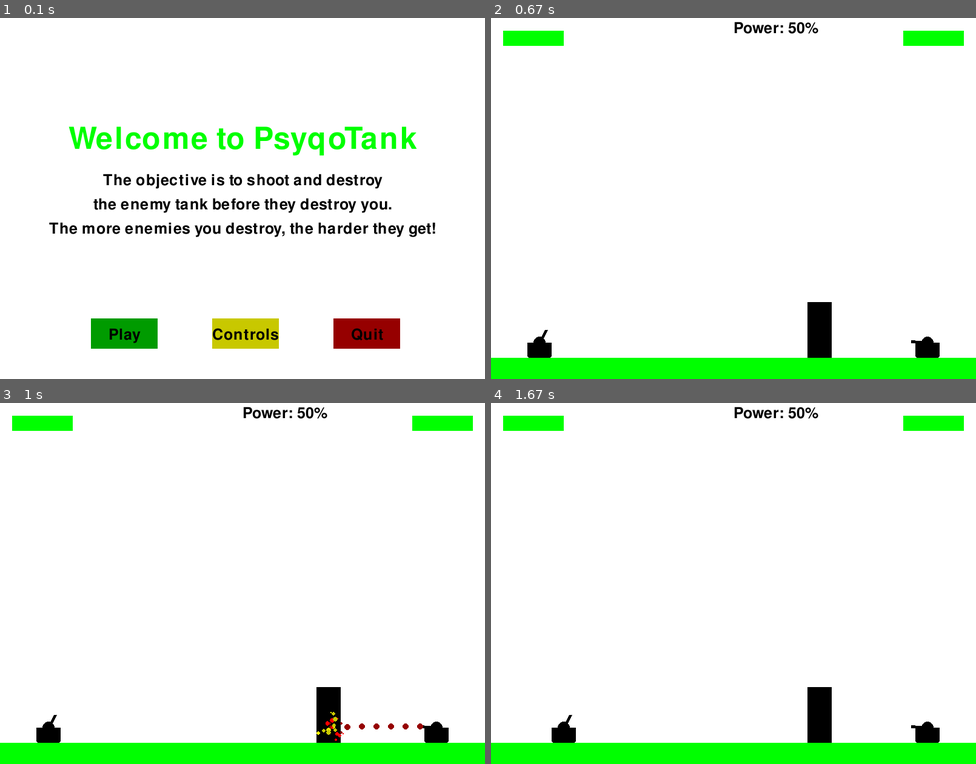
Above: before the commit, frames 1-4 (two rows, left to right).
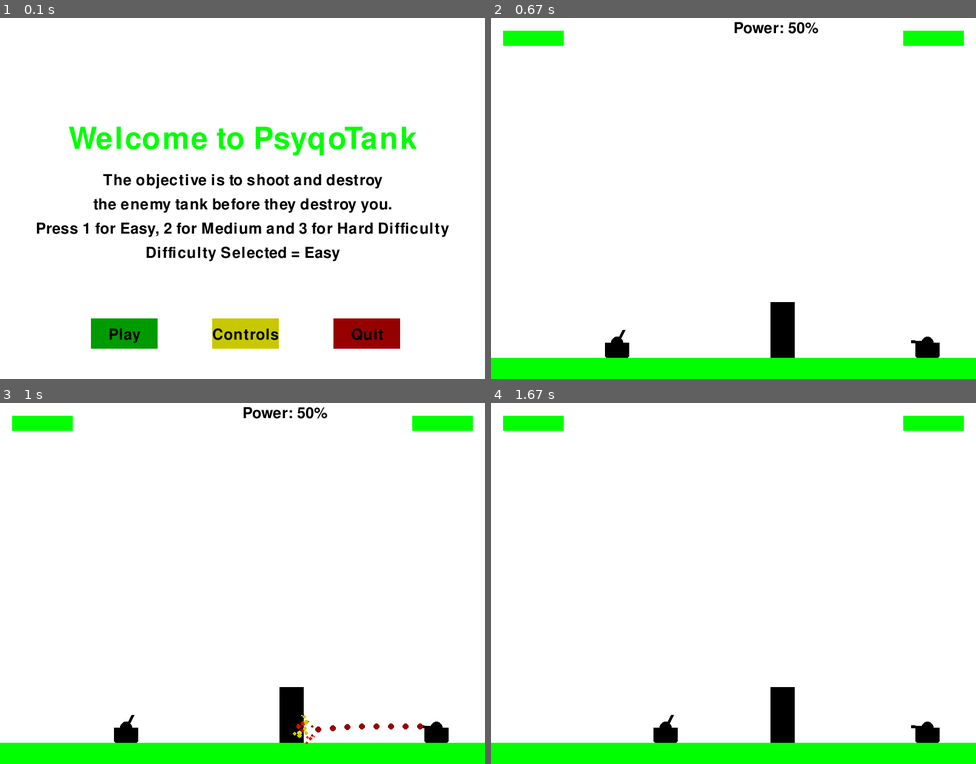
Above: after the commit, the same moments.

Repository: djtrame/Personal
Game: pygame game, started from psyqo_tank2.py
Two runs of this game, one before a commit and one after it. Both use one fixed random seed, a clock stepped at 60 frames per second and the inputs below.
Inputs:
- Up to frame 1 (0.1 s): no input
- Up to frame 2 (0.67 s): click "Play" at 0.42 s
- Up to frame 3 (1 s): tap Space at 0.67 s
- Up to frame 4 (1.67 s): no input

The runs differ from the first frame. In frame 1, 2.2% of the frame differs, in the area x 7-93%, y 56-68%; in frame 2, 2.1%; in frame 3, 2.1%; in frame 4, 2.3%, in the area x 12-71%, y 1-95%.

Commit message:
Finished tutorial 84 and probably finished tweaking the Tank game

Diff:
--- a/psyqo_tank2.py
+++ b/psyqo_tank2.py
@@ -1,6 +1,7 @@
 import pygame
 import random
 
+pygame.mixer.pre_init(44100, 16, 2, 4096) #frequency, size, channels, buffersize
 pygame.init()
 
 #define colors using tuples
@@ -22,9 +23,17 @@
 turretWidth = 5
 wheelWidth = 5
 
+difficulties = ["Easy", "Medium", "Hard"]
+difficulty_selected = 0
+
 ground_height = 35
 
 gameDisplay = pygame.display.set_mode((display_width,display_height))
+
+#pygame doesn't seem to like files over 500kb ??
+fire_sound = pygame.mixer.Sound("boom.wav")
+explosion_sound = pygame.mixer.Sound("explosion.wav")
+
 pygame.display.set_caption('Psyqo Tank')
 
 # imgSnakehead = pygame.image.load('snakehead.png')
@@ -165,6 +174,7 @@
 
     # pygame.draw.circle(gameDisplay, black, (x - 15, y + 20), wheelWidth)
 
+    #offset of first wheel drawing
     startWheelX = 15
 
     #0 thru 6
@@ -178,6 +188,7 @@
 #runs once
 def game_intro():
     global inMainMenu
+    global difficulty_selected
     inMainMenu = True
     # intro = True
 
@@ -194,6 +205,12 @@
                 if event.key == pygame.K_q:
                     pygame.quit()
                     quit()
+                if event.key == pygame.K_1:
+                    difficulty_selected = 0
+                if event.key == pygame.K_2:
+                    difficulty_selected = 1
+                if event.key == pygame.K_3:
+                    difficulty_selected = 2
 
         gameDisplay.fill(white)
         message_to_screen("Welcome to PsyqoTank",
@@ -208,7 +225,7 @@
                           black,
                           y_displace=10,
                           size="small")
-        message_to_screen("The more enemies you destroy, the harder they get!",
+        message_to_screen("Press 1 for Easy, 2 for Medium and 3 for Hard Difficulty",
                           black,
                           y_displace=50,
                           size="small")
@@ -217,6 +234,11 @@
         #                   y_displace=180,
         #                   size="small")
 
+        message_to_screen("Difficulty Selected = " + difficulties[difficulty_selected],
+                          black,
+                          y_displace=90,
+                          size="small")
+
         createButton("Play", 150,500,110,50,darkgreen, green, action="play")
         createButton("Controls", 350, 500, 110, 50, yellow, lightyellow, action="controls")
         createButton("Quit", 550, 500, 110, 50, red, lightred, action="quit")
@@ -227,6 +249,7 @@
 
 def game_over():
     global inGameOverMenu
+    global difficulty_selected
     inGameOverMenu = True
 
     while inGameOverMenu:
@@ -235,6 +258,13 @@
             if event.type == pygame.QUIT:
                 pygame.quit()
                 quit()
+            if event.type == pygame.KEYDOWN:
+                if event.key == pygame.K_1:
+                    difficulty_selected = 0
+                if event.key == pygame.K_2:
+                    difficulty_selected = 1
+                if event.key == pygame.K_3:
+                    difficulty_selected = 2
 
         gameDisplay.fill(white)
         message_to_screen("Game Over!",
@@ -245,6 +275,15 @@
                           black,
                           y_displace=-30,
                           size="small")
+        message_to_screen("Press 1 for Easy, 2 for Medium and 3 for Hard Difficulty",
+                          black,
+                          y_displace=50,
+                          size="small")
+
+        message_to_screen("Difficulty Selected = " + difficulties[difficulty_selected],
+                          black,
+                          y_displace=90,
+                          size="small")
 
 
         createButton("Play Again", 150,500,150,50,darkgreen, green, action="play")
@@ -257,6 +296,7 @@
 
 def winning_menu():
     global inWinningMenu
+    global difficulty_selected
     inWinningMenu = True
 
     while inWinningMenu:
@@ -265,6 +305,13 @@
             if event.type == pygame.QUIT:
                 pygame.quit()
                 quit()
+            if event.type == pygame.KEYDOWN:
+                if event.key == pygame.K_1:
+                    difficulty_selected = 0
+                if event.key == pygame.K_2:
+                    difficulty_selected = 1
+                if event.key == pygame.K_3:
+                    difficulty_selected = 2
 
         gameDisplay.fill(white)
         message_to_screen("You won!",
@@ -274,6 +321,15 @@
         message_to_screen("Congrats!",
                           black,
                           y_displace=-30,
+                          size="small")
+        message_to_screen("Press 1 for Easy, 2 for Medium and 3 for Hard Difficulty",
+                          black,
+                          y_displace=50,
+                          size="small")
+
+        message_to_screen("Difficulty Selected = " + difficulties[difficulty_selected],
+                          black,
+                          y_displace=90,
                           size="small")
 
 
@@ -392,6 +448,7 @@
     pygame.draw.rect(gameDisplay, black, [barrierLocationX, display_height-randomHeight, barrier_width, randomHeight])
 
 def explosion(x,y, size=50):
+    pygame.mixer.Sound.play(explosion_sound)
     explode = True
 
     while explode:
@@ -421,6 +478,7 @@
 
 
 def fireShell(gunCoordinates, tankX, tankY, turretPos,gun_power,barrierLocationX,barrier_width,randomHeight,enemyTankX,enemyTankY):
+    pygame.mixer.Sound.play(fire_sound)
     fire = True
     damage = 0
 
@@ -509,7 +567,8 @@
 #simulate a shot many times until the CPU finds the right target
 #then randomize that power level so it doesn't always hit
 #another path to CPU behavior is to have it take a shot, then measure whether it was short or long and adjust accordingly
-def eFireShell(gunCoordinates, tankX, tankY, turretPos,gun_power,barrierLocationX,barrier_width,randomHeight,pTankX,pTankY):
+def eFireShell(gunCoordinates, tankX, tankY, turretPos,gun_power,barrierLocationX,barrier_width,barrierHeight,pTankX,pTankY):
+    pygame.mixer.Sound.play(fire_sound)
     currentPower = 1
     power_found = False
     damage = 0
@@ -549,7 +608,9 @@
                 # x = 183 <------ estimated last X of impact (when the shell hit the border at 600)
                 hit_x = int((startingShell[0] * actual_ground) / startingShell[1])
                 hit_y = int(actual_ground)
-                if pTankX + 15 > hit_x > pTankX - 15:
+
+                #if the shell hits 10 pixels to the left or right of the tank
+                if pTankX + 10 > hit_x > pTankX - 10:
                     #print("target acquired!")
                     power_found = True
                 fire = False
@@ -559,7 +620,7 @@
             check_x_2 = startingShell[0] >= barrierLocationX
 
             check_y_1 = startingShell[1] <= display_height
-            check_y_2 = startingShell[1] >= display_height - randomHeight
+            check_y_2 = startingShell[1] >= display_height - barrierHeight
 
             if check_x_1 and check_x_2 and check_y_1 and check_y_2:
                 hit_x = int(startingShell[0])
@@ -575,7 +636,18 @@
     #this is where the enemy tank difficulty comes in
     #give a random factor to the shot after it has "found its mark" in the loop above
     #a dumber tank gets a higher randomness, a better tank gets a lower
-    randomized_power = random.randrange(int(currentPower * 0.90), int(currentPower * 1.10))
+    randomPowerRange = 0.0001
+
+    if difficulties[difficulty_selected] == "Easy":
+        randomPowerRange = 0.2
+    elif difficulties[difficulty_selected] == "Medium":
+        randomPowerRange = 0.1
+    elif difficulties[difficulty_selected] == "Hard":
+        randomPowerRange = 0.05
+
+    randomized_power = random.randrange(int(currentPower * (1-randomPowerRange)), int(currentPower * (1+randomPowerRange)))
+    randomized_power += 1
+
 
     while fire:
         for event in pygame.event.get():
@@ -626,7 +698,7 @@
         check_x_2 = startingShell[0] >= barrierLocationX
 
         check_y_1 = startingShell[1] <= display_height
-        check_y_2 = startingShell[1] >= display_height - randomHeight
+        check_y_2 = startingShell[1] >= display_height - barrierHeight
 
 
         if check_x_1 and check_x_2 and check_y_1 and check_y_2:
@@ -676,21 +748,22 @@
     player_health = 100
     enemy_health = 100
 
-
     mainTankX = display_width * 0.9
     mainTankY = display_height * 0.9
     tankMove = 0
     currentTurretPos = 0
     changeTurretPos = 0
 
-    enemyTankX = display_width * 0.1
+    #create randomized starting locations
+    #enemyTankX = display_width * 0.1
+    enemyTankX = display_width * (random.randint(1,35)/100)
     enemyTankY = display_height * 0.9
 
     fire_power = 50
     power_change = 0
 
-    barrierLocationX = (display_width /2) + random.randint(-0.2*display_width,.2*display_width)
-    randomHeight = random.randrange(display_height * 0.1, display_height * 0.4)
+    barrierLocationX = (display_width /2) + random.randint(-0.1*display_width,.1*display_width)
+    barrierHeight = random.randrange(display_height * 0.1, display_height * 0.4)
     barrier_width = 40
 
     #main game loop
@@ -741,45 +814,55 @@
                     pause()
                 elif event.key == pygame.K_SPACE:
                     #player fires
-                    damage = fireShell(gun,mainTankX,mainTankY,currentTurretPos,fire_power,barrierLocationX,barrier_width,randomHeight,enemyTankX,enemyTankY)
+                    damage = fireShell(gun,mainTankX,mainTankY,currentTurretPos,fire_power,barrierLocationX,barrier_width,barrierHeight,enemyTankX,enemyTankY)
                     enemy_health -= damage
                     checkWinner(player_health,enemy_health)
 
                     #move the enemy tank after we fire
                     possibleMovement = ['f','r']
                     moveIndex = random.randrange(0,2)
+                    eTankRightBoundary = display_width * 0.4
+                    eTankLeftBoundary = 16
 
                     #randomize how far the tank moves
                     for x in range(random.randrange(0,10)):
-                        if display_width * 0.3 > enemyTankX > display_width * 0.03:
-                            if possibleMovement[moveIndex] == "f":
-                                enemyTankX += 5
-                            elif possibleMovement[moveIndex] == "r":
-                                enemyTankX -= 5
-
-                            # clear the display
-                            gameDisplay.fill(white)
-                            health_bars(player_health, enemy_health)
-
-                            # draw the tank and store the position of the turret
-                            gun = tank(mainTankX, mainTankY, currentTurretPos)
-                            enemy_gun = enemy_tank(enemyTankX, enemyTankY, 8)
-
-                            fire_power += power_change
-                            power(fire_power)
-
-                            barrier(barrierLocationX, randomHeight, barrier_width)
-
-                            # draw the ground over the barrier
-                            gameDisplay.fill(green,
-                                             rect=[0, display_height - ground_height, display_width, ground_height])
-
-                            pygame.display.update()
-                            clock.tick(FPS)
+                        #if the left edge of the tank is to the left of 320 pixels and if the tank is to the right of 32 pixels then move it
+                        #if eTankRightBoundary > enemyTankX > eTankLeftBoundary:
+                        if possibleMovement[moveIndex] == "f":
+                            #if the tank has gone too far forward
+                            if enemyTankX >= eTankRightBoundary:
+                                enemyTankX -= 10
+                                moveIndex = 1
+                            else:
+                                enemyTankX += 10
+                        elif possibleMovement[moveIndex] == "r":
+                            #if the tank has gone too far backward
+                            if enemyTankX <= eTankLeftBoundary:
+                                enemyTankX += 10
+                                moveIndex = 0
+                            else:
+                                enemyTankX -= 10
+
+                        # clear the display
+                        gameDisplay.fill(white)
+                        health_bars(player_health, enemy_health)
+
+                        # draw the tank and store the position of the turret
+                        gun = tank(mainTankX, mainTankY, currentTurretPos)
+                        enemy_gun = enemy_tank(enemyTankX, enemyTankY, 8)
+
+                        barrier(barrierLocationX, barrierHeight, barrier_width)
+
+                        # draw the ground over the barrier
+                        gameDisplay.fill(green,
+                                         rect=[0, display_height - ground_height, display_width, ground_height])
+
+                        pygame.display.update()
+                        clock.tick(FPS)
 
 
                     #cpu fires
-                    damage = eFireShell(enemy_gun, enemyTankX, enemyTankY, 8, 50, barrierLocationX, barrier_width,randomHeight,mainTankX,mainTankY)
+                    damage = eFireShell(enemy_gun, enemyTankX, enemyTankY, 8, 50, barrierLocationX, barrier_width,barrierHeight,mainTankX,mainTankY)
                     player_health -= damage
                     checkWinner(player_health, enemy_health)
 
@@ -819,9 +902,15 @@
         enemy_gun = enemy_tank(enemyTankX,enemyTankY,8)
 
         fire_power += power_change
+
+        if fire_power > 100:
+            fire_power = 100
+        elif fire_power < 1:
+            fire_power = 1
+
         power(fire_power)
 
-        barrier(barrierLocationX, randomHeight, barrier_width)
+        barrier(barrierLocationX, barrierHeight, barrier_width)
 
         #draw the ground over the barrier
         gameDisplay.fill(green, rect=[0,display_height-ground_height, display_width,ground_height])
